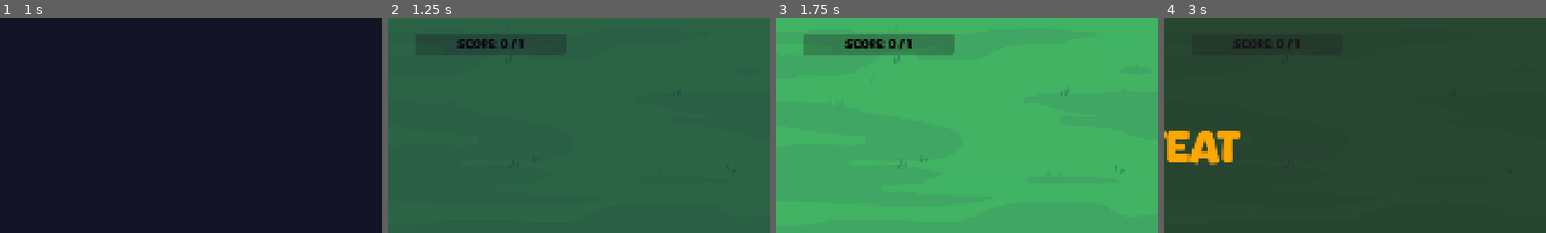
Above: before the commit, frames 1-4 (left to right).
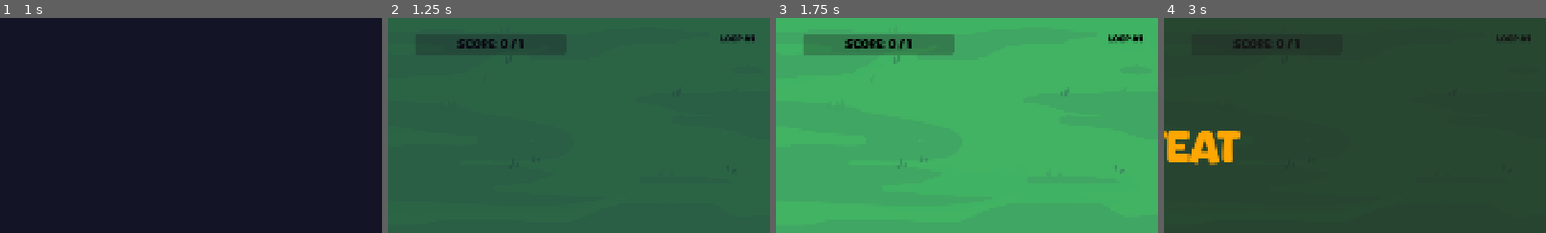
Above: after the commit, the same moments.

Repository: elliotfontaine/gmtk-2025-submission
Game: Godot game, scene res://scenes/main_menu.tscn
Same seed, same stepped clock (60 frames per second), same inputs: the game is played once before the commit and once after it. The engine's default icon, where the game draws it, is replaced by a stand-in: a white triangle on a blue panel in a dark square.
Inputs (mouse positions are % of the whole screen's width and height, from its top left):
- Up to frame 1 (1 s): click "play." at 0.5 s
- Up to frame 2 (1.25 s): no input
- Up to frame 3 (1.75 s): tap Enter at 1.25 s; move the mouse to (72, 45) at 1.27 s; hold D from 1.28 s (still down); hold Shift from 1.28 s (still down); click (72, 45) at 1.42 s
- Up to frame 4 (3 s): release D at 2 s; release Shift at 2 s; click (8, 48) at 2 s; click "Run Loop" at 2.75 s
The pictures show only the part of the screen within x 50-100%, y 0-50%; the shares and areas given below are measured in that part.

Frame 1 is identical in both runs. In frame 2, 0.2% of the frame differs, in the area x 87-96%, y 7-11%; in frame 3, 0.3%, in the area x 87-96%, y 7-12%; in frame 4, 0.2%.

Commit message:
loop label

Diff:
--- a/scenes/world.gd
+++ b/scenes/world.gd
@@ -27,6 +27,7 @@
 @onready var shop_panel: ShopPanel = %ShopPanel
 @onready var next_loop_button: Button = %NextLoopButton
 @onready var defeat_ui: ColorRect = %Defeat
+@onready var label_loop: Label = %LabelLoop
 
 ##placeholder system: length of wait times
 const game_speeds: Array[float] = [0.8, 0.6, 0.4, 0.2]
@@ -38,7 +39,10 @@
 
 var iterator: int
 
-var level: int = 0
+var level: int = 0:
+	set(val):
+		level = val
+		label_loop.text = "Loop #%s"%[level]
 
 ##placeholder system for naming the creatures
 var creature_tracker: int = 0
--- a/scenes/world.tscn
+++ b/scenes/world.tscn
@@ -20,8 +20,6 @@
 sfx_suicide = ExtResource("3_4mrxx")
 sfx_no_action = ExtResource("4_7r4gi")
 sfx_game_over = ExtResource("5_q5onr")
-initial_radius = 0.077
-zoom_factor = 0.75
 
 [node name="Camera2D" type="Camera2D" parent="."]
 unique_name_in_owner = true
@@ -131,6 +129,14 @@
 size_flags_vertical = 0
 text = "add new creature"
 
+[node name="LabelLoop" type="Label" parent="UI/MarginContainer"]
+unique_name_in_owner = true
+layout_mode = 2
+size_flags_horizontal = 8
+size_flags_vertical = 0
+theme_override_font_sizes/font_size = 22
+text = "Loop #1"
+
 [node name="Defeat" type="ColorRect" parent="UI"]
 unique_name_in_owner = true
 visible = false
@@ -171,7 +177,6 @@
 text = "try again"
 script = ExtResource("10_e3hyu")
 click_sound = ExtResource("5_w7kh3")
-metadata/_custom_type_script = "uid://csi3rjnr5grfn"
 
 [node name="Exit" type="Button" parent="UI/Defeat/CenterContainer/VBoxContainer"]
 custom_minimum_size = Vector2(220, 0)
@@ -180,7 +185,6 @@
 text = "Exit"
 script = ExtResource("10_e3hyu")
 click_sound = ExtResource("5_w7kh3")
-metadata/_custom_type_script = "uid://csi3rjnr5grfn"
 
 [node name="SFX_Player" type="AudioStreamPlayer2D" parent="."]
 bus = &"SFX"
Not shown: 1 places in scenes/world.tscn that only renumber resources
